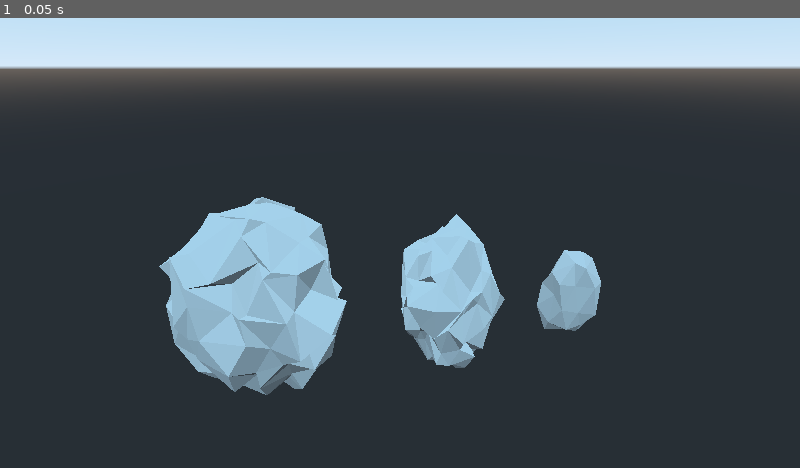
Above: before the commit, frame 1.
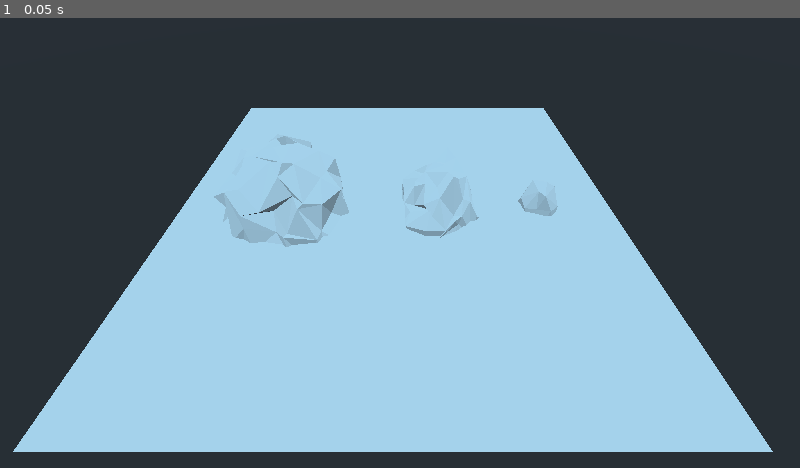
Above: after the commit, the same moment.

Repository: creikey/foamy-ocean
Game: Godot game, scene res://Main.tscn
The game is run twice, just before and just after one commit, with the same random seed, the same clock (stepped at 60 frames per second) and the same inputs.
Inputs:
- Up to frame 1 (0.05 s): no input

The runs differ from the first frame. In frame 1, 60% of the frame differs, in the area x 0-100%, y 0-97%.

Commit message:
Add subdivided plane mesh for ocean and pos camera

Diff:
--- a/src/Main.tscn
+++ b/src/Main.tscn
@@ -1,8 +1,13 @@
-[gd_scene load_steps=4 format=2]
+[gd_scene load_steps=5 format=2]
 
 [ext_resource path="res://big-rock.dae" type="PackedScene" id=1]
 [ext_resource path="res://medium-rock.dae" type="PackedScene" id=2]
 [ext_resource path="res://small-rock.dae" type="PackedScene" id=3]
+
+[sub_resource type="PlaneMesh" id=1]
+size = Vector2( 8, 8 )
+subdivide_width = 10
+subdivide_depth = 10
 
 [node name="Main" type="Spatial"]
 
@@ -13,4 +18,9 @@
 [node name="Small Rock" parent="." instance=ExtResource( 3 )]
 
 [node name="Camera" type="Camera" parent="."]
-transform = Transform( 1, 0, 0, 0, 0.87767, 0.479266, 0, -0.479266, 0.87767, 2.07501, 3.08953, 3.96729 )
+transform = Transform( 1, 0, 0, 0, 0.67694, 0.736038, 0, -0.736038, 0.67694, 2.07501, 4.26237, 4.67465 )
+
+[node name="Ocean" type="MeshInstance" parent="."]
+transform = Transform( 1, 0, 0, 0, 1, 0, 0, 0, 1, 2, 0.284828, 0 )
+mesh = SubResource( 1 )
+material/0 = null
